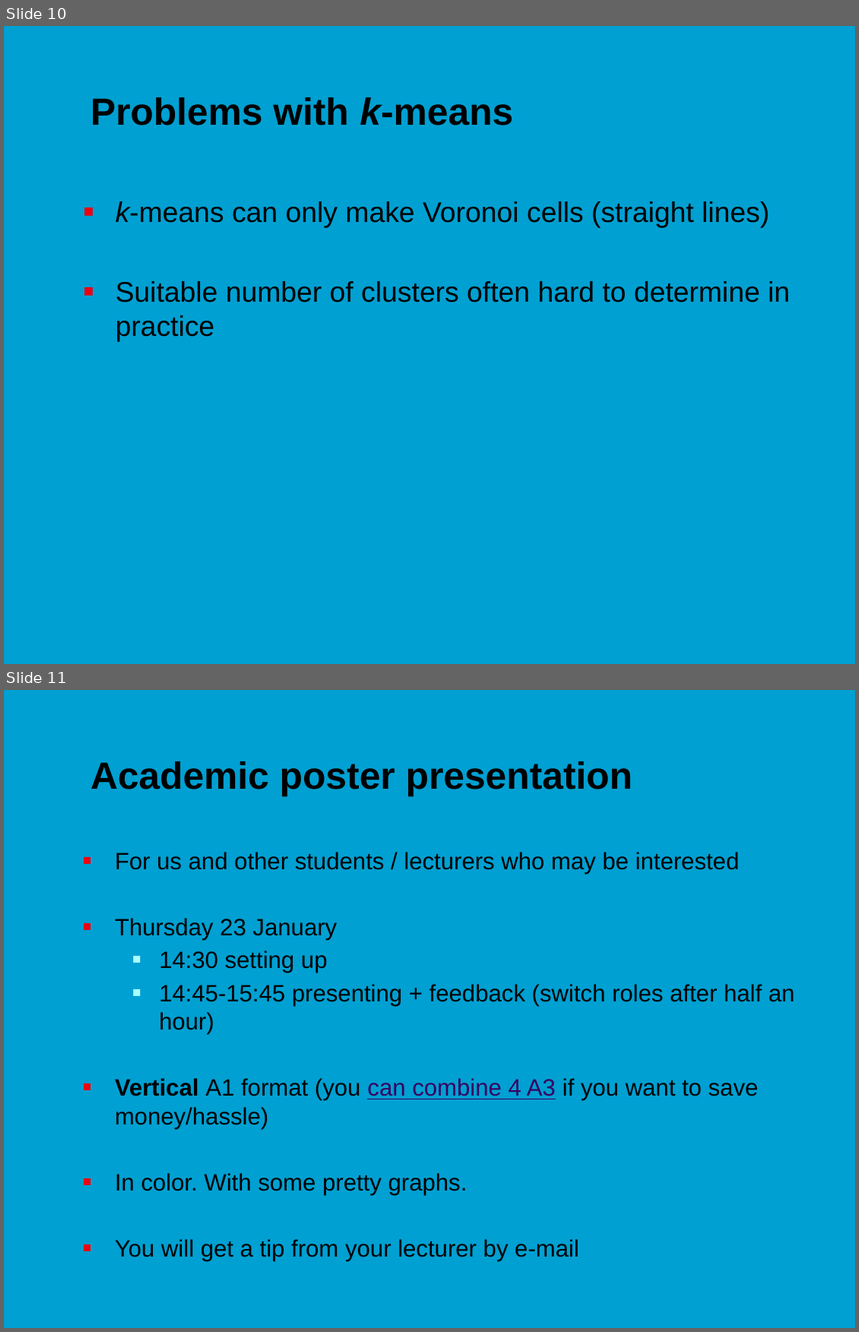
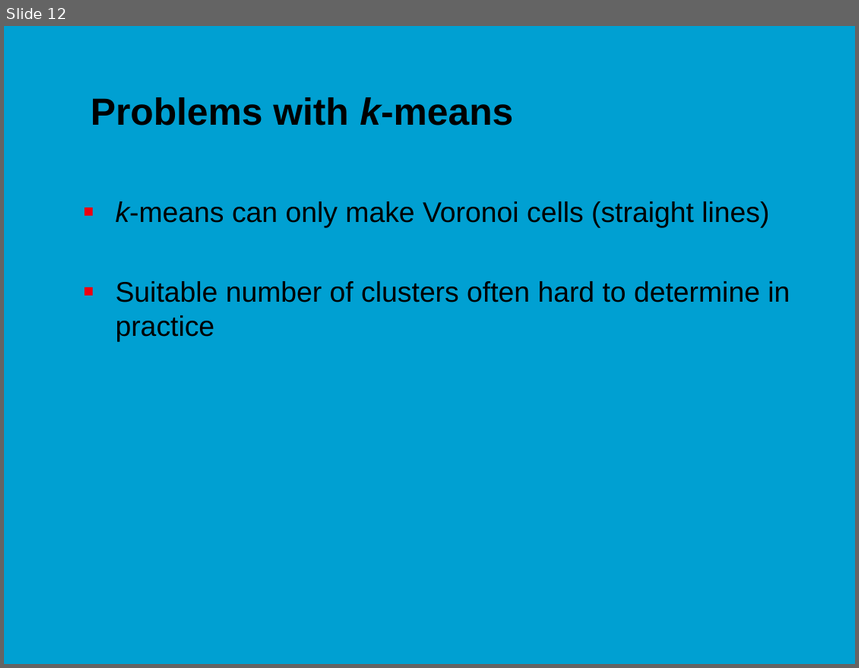
Before and after one commit to jonasmoons/data-driven-learning, a slide deck: slides/Week 7 - unsupervised learning.pptx. Shown one above the other, each under a label of ours: slides 10 and 11 before the commit, slide 12 after it. The pictures are 859x1332 and 859x668 pixels, drawn with LibreOffice and Linux fonts; fonts in the diff are those of the drawing; background and template pictures are left out. Boxes give left, top, right and bottom in pixels: in the first picture for what was removed or moved away, otherwise in the second. Text is boxed around its words. In the diff, an @@ line names an element or a change of style, - is before the commit and + after.

```diff
--- a/slides/Week 7 - unsupervised learning.pptx
+++ b/slides/Week 7 - unsupervised learning.pptx
@@ slide 11 removed at (4, 690, 855, 1328), background picture (left out) @@
@@ title removed at (91, 761, 633, 796) @@
-Academic poster presentation
@@ text removed at (115, 852, 795, 1262) @@
-■ For us and other students / lecturers who may be interested
-■ Thursday 23 January
-  ■ 14:30 setting up
-  ■ 14:45-15:45 presenting + feedback (switch roles after half an hour)
-■ Vertical A1 format (you can combine 4 A3 if you want to save money/hassle)
-■ In color. With some pretty graphs.
-■ You will get a tip from your lecturer by e-mail
@@ what was slide 10 is now slide 12 @@
```
Also in this commit, not shown: 1 slide changed, 5 slides added, 3 other slides removed, 3 other files.
